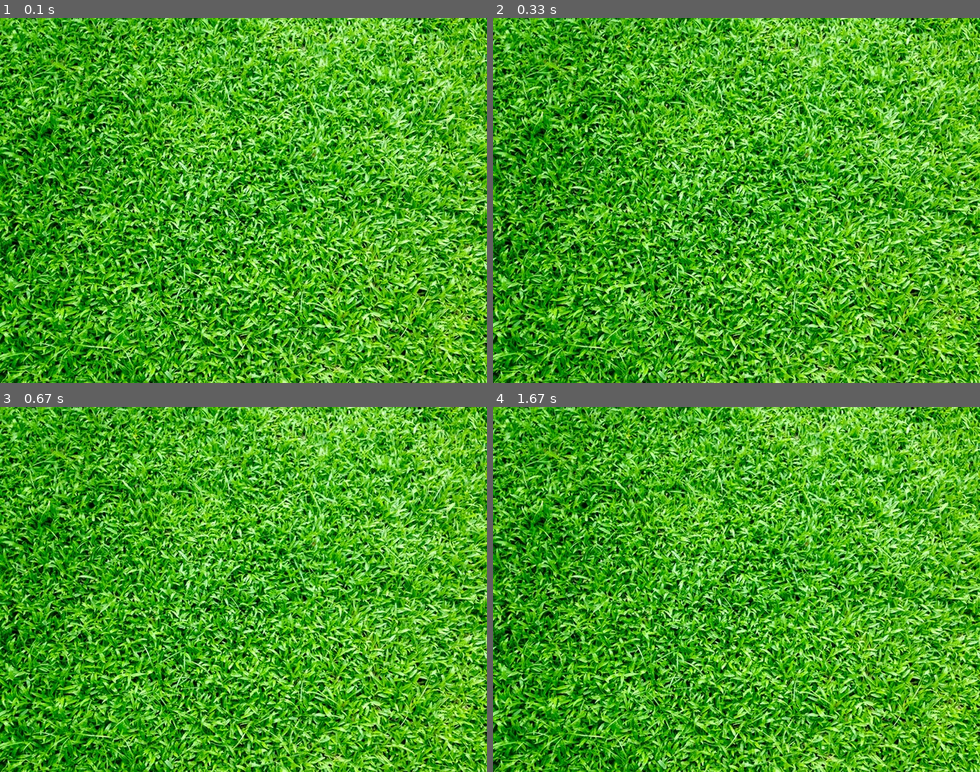
Above: before the commit, frames 1-4 (two rows, left to right).
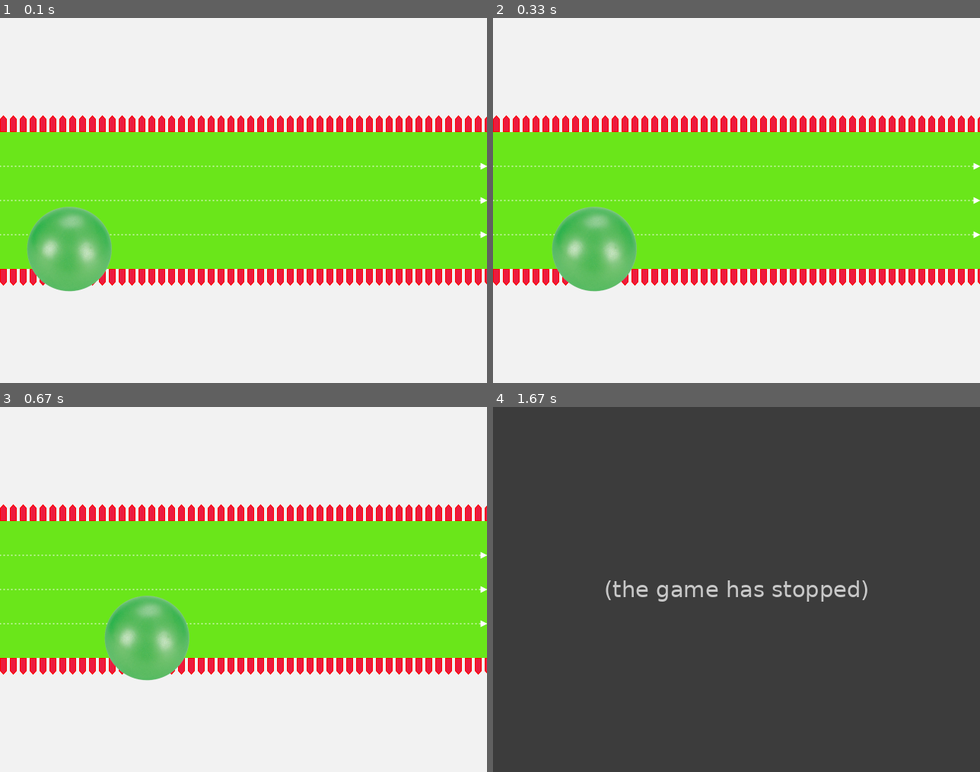
Above: after the commit, the same moments.

Repository: Nutner/carrerapygame
Game: pygame game, started from main.py
The game is run twice, just before and just after one commit, with the same random seed, the same clock (stepped at 60 frames per second) and the same inputs.
Inputs:
- Up to frame 1 (0.1 s): no input
- Up to frame 2 (0.33 s): no input
- Up to frame 3 (0.67 s): no input
- Up to frame 4 (1.67 s): no input

The runs differ from the first frame. In frame 1, 99% of the frame differs, in the area x 0-100%, y 0-100%; in frame 2, 99%; in frame 3, 99%; in frame 4, 100%.
After the commit the program exited at 1.33 s; later frames show no game.

Commit message:
fondo y prueba bola

Diff:
--- a/main.py
+++ b/main.py
@@ -3,17 +3,28 @@
 
 class Game():
 
-    corredores = []
+    runners = []
+    __starLine = 20
+    __finishLine = 620
+
 
     def __init__(self):
 
-        self.__screen = pygame.display.set_mode((640,480))
+        screen = self.__screen = pygame.display.set_mode((640,480))
         pygame.display.set_caption("Carrera de bichos")
-        self.background = pygame.image.load("images/background.jpeg")
+        self.background = pygame.image.load("images/background.png")
+
+        self.runner = pygame.image.load("images/smallball.png")
+
 
     def Competir(self):
 
-        while True:
+        x = 0
+
+        hayGanador = False
+
+
+        while not hayGanador:
             # comprobacion de eventos
             for event in pygame.event.get():
                 if event.type == pygame.QUIT:
@@ -22,7 +33,13 @@
 
             #Refrescar/renderizar la pantall
             self.__screen.blit(self.background,(0,0))
+            self.__screen.blit(self.runner,(x,240))
             pygame.display.flip()
+            x += 3
+            if x >= 250:
+                hayGanador = True
+        pygame.quit()
+        sys.exit()
 
 
 if __name__ == "__main__":
Binary file added: images/background.png
Binary file added: images/ball.png
Binary file added: images/smallball.png
